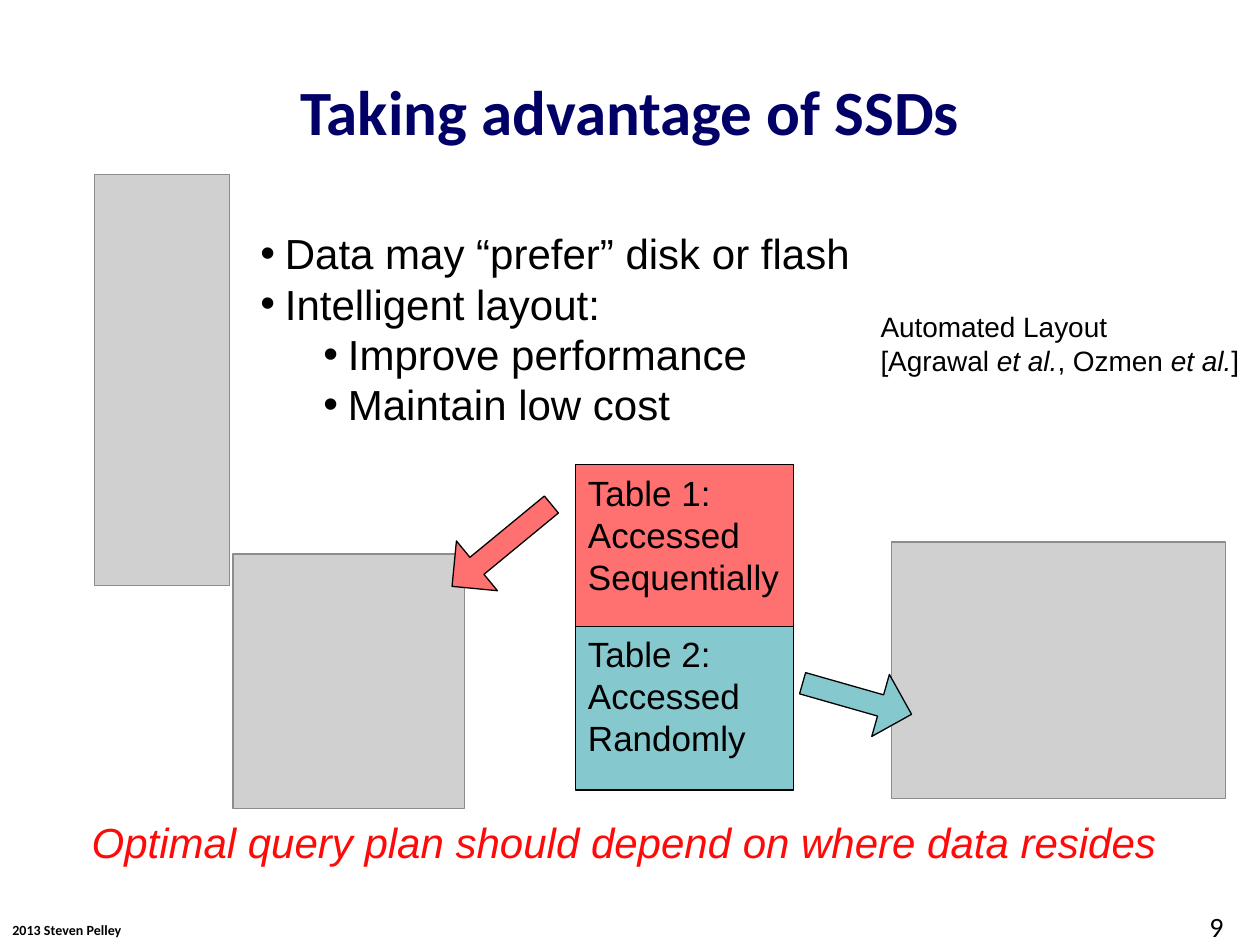
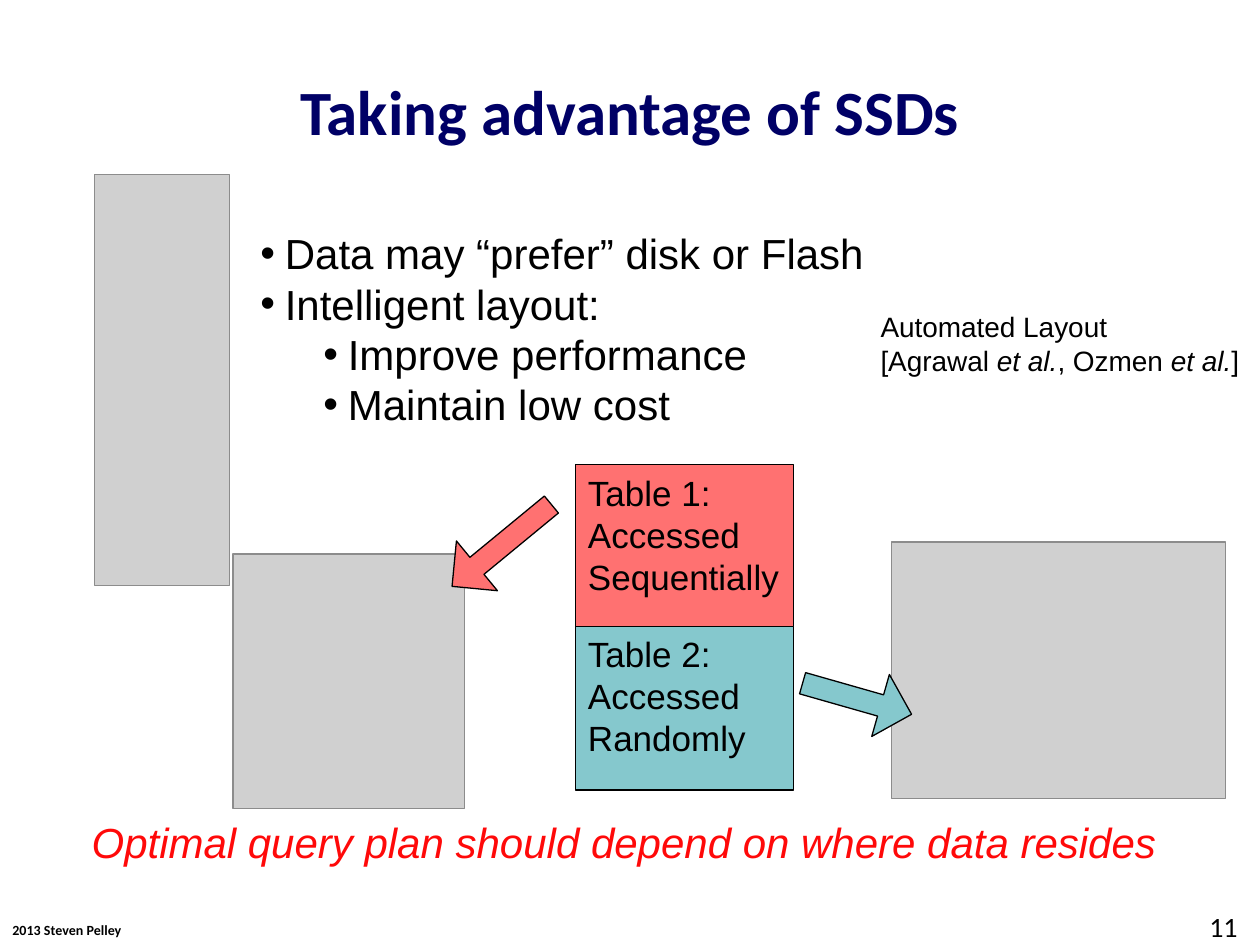
Before and after one commit to Abulila/dissertation, a slide deck: slide 11 of proposal/proposal.pptx (slide 9 before the commit). Drawn at 1260x945 pixels with LibreOffice and Linux fonts; fonts in the diff are those of the drawing; grey boxes stand for pictures; background and template pictures are left out. Boxes give left, top, right and bottom in pixels: in the first picture for what was removed or moved away, otherwise in the second. Text is boxed around its words. In the diff, an @@ line names an element or a change of style, - is before the commit and + after.

```diff
--- a/proposal/proposal.pptx
+++ b/proposal/proposal.pptx
@@ text at box(285, 238, 864, 278): text changed @@
-• Data may “prefer” disk or flash
+• Data may “prefer” disk or Flash
@@ page number at box(1209, 919, 1237, 937): text changed @@
-9
+11
```
Also in this commit, not shown: 10 other slides changed, 5 slides added, 1 slide removed.
